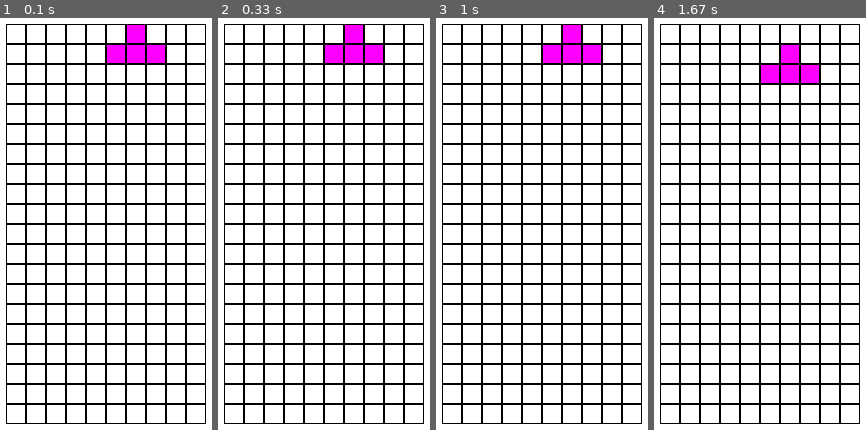
Above: before the commit, frames 1-4 (left to right).
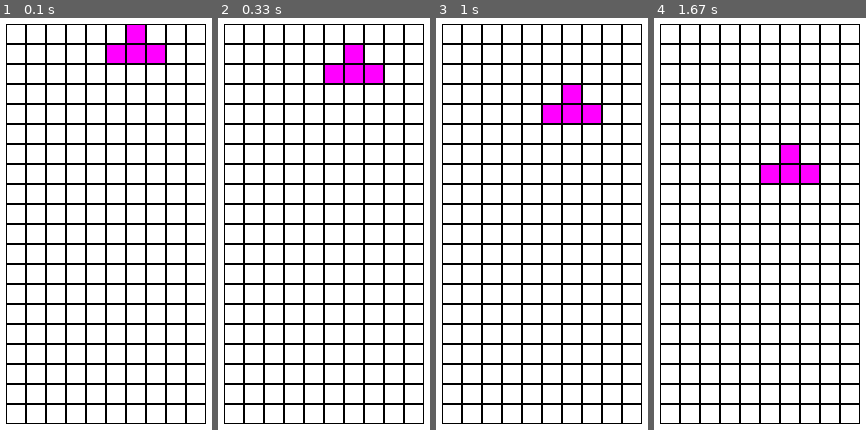
Above: after the commit, the same moments.

Repository: angur001/Tetris-Pygame
Game: pygame game, started from main.py
Same seed, same stepped clock (60 frames per second), same inputs: the game is played once before the commit and once after it.
Inputs:
- Up to frame 1 (0.1 s): no input
- Up to frame 2 (0.33 s): no input
- Up to frame 3 (1 s): no input
- Up to frame 4 (1.67 s): no input

Frame 1 is identical in both runs. In frame 2, 2.2% of the frame differs, in the area x 50-78%, y 1-16%; in frame 3, 3.0%, in the area x 50-78%, y 1-26%; in frame 4, 3.0%.

Commit message:
Added proper collision checks

Diff:
--- a/cell.py
+++ b/cell.py
@@ -19,6 +19,6 @@
         elif self == Cell.Green:
             return (0, 255, 0)
         elif self == Cell.Yellow:
-            return (255, 255, 0)
+            return (125, 125, 0)
         elif self == Cell.Purple:
             return (255, 0, 255)
--- a/gameState.py
+++ b/gameState.py
@@ -16,7 +16,7 @@
     def __init__(self):
         self.gameGrid = [[Cell.Empty for _ in range(self.WIDTH)] for _ in range(self.HEIGHT)]
         self.score = 0
-        self.gameSpeed = 1000 ## i will use this to control difficulty later
+        self.gameSpeed = 250 ## i will use this to control difficulty later
         self.addRandomShape()
 
     def getGameSpeed(self):
@@ -36,12 +36,25 @@
     def removeShadow(self):
         for i in range(len(self.currentShape.matrix)):
             for j in range(len(self.currentShape.matrix[0])):
-                if self.currentShape.y + i < self.HEIGHT or self.currentShape.x + j < self.WIDTH:
+                if self.currentShape.matrix[i][j] != Cell.Empty:
                     self.gameGrid[self.currentShape.y + i][self.currentShape.x + j] = Cell.Empty
 
     def step(self):
         if self.currentShape:
-            self.removeShadow()
-            # if self.checkCollision():
-            self.currentShape.y += 1
-            self.updateGameGrid()
+            if not self.isAtBottom():
+                self.removeShadow()
+                self.currentShape.y += 1
+                self.updateGameGrid()
+            else:
+                self.addRandomShape()
+
+    def isAtBottom(self):
+        foundOne = False
+        for i in range(len(self.currentShape.matrix) - 1, -1, -1):
+            for j in range(len(self.currentShape.matrix[0])):
+                if self.currentShape.matrix[i][j] != Cell.Empty:
+                    foundOne = True
+                    if self.currentShape.y + i + 1 >= self.HEIGHT or self.gameGrid[self.currentShape.y + i + 1][self.currentShape.x + j] != Cell.Empty:
+                        return True
+            if foundOne:
+                return False
